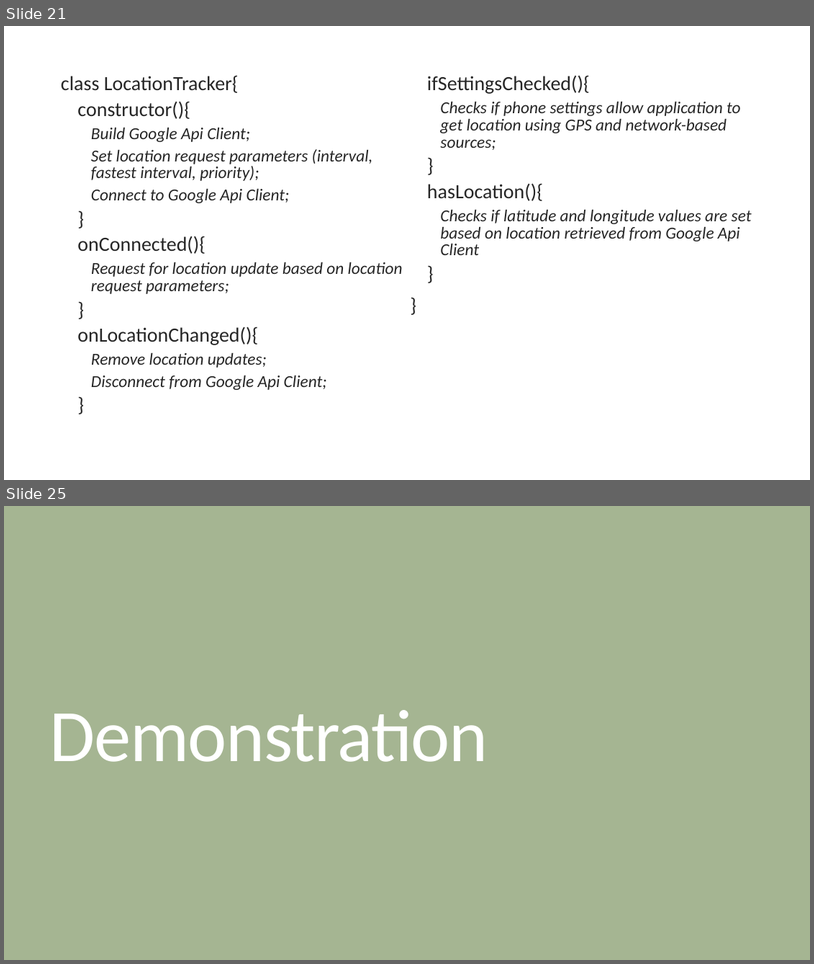
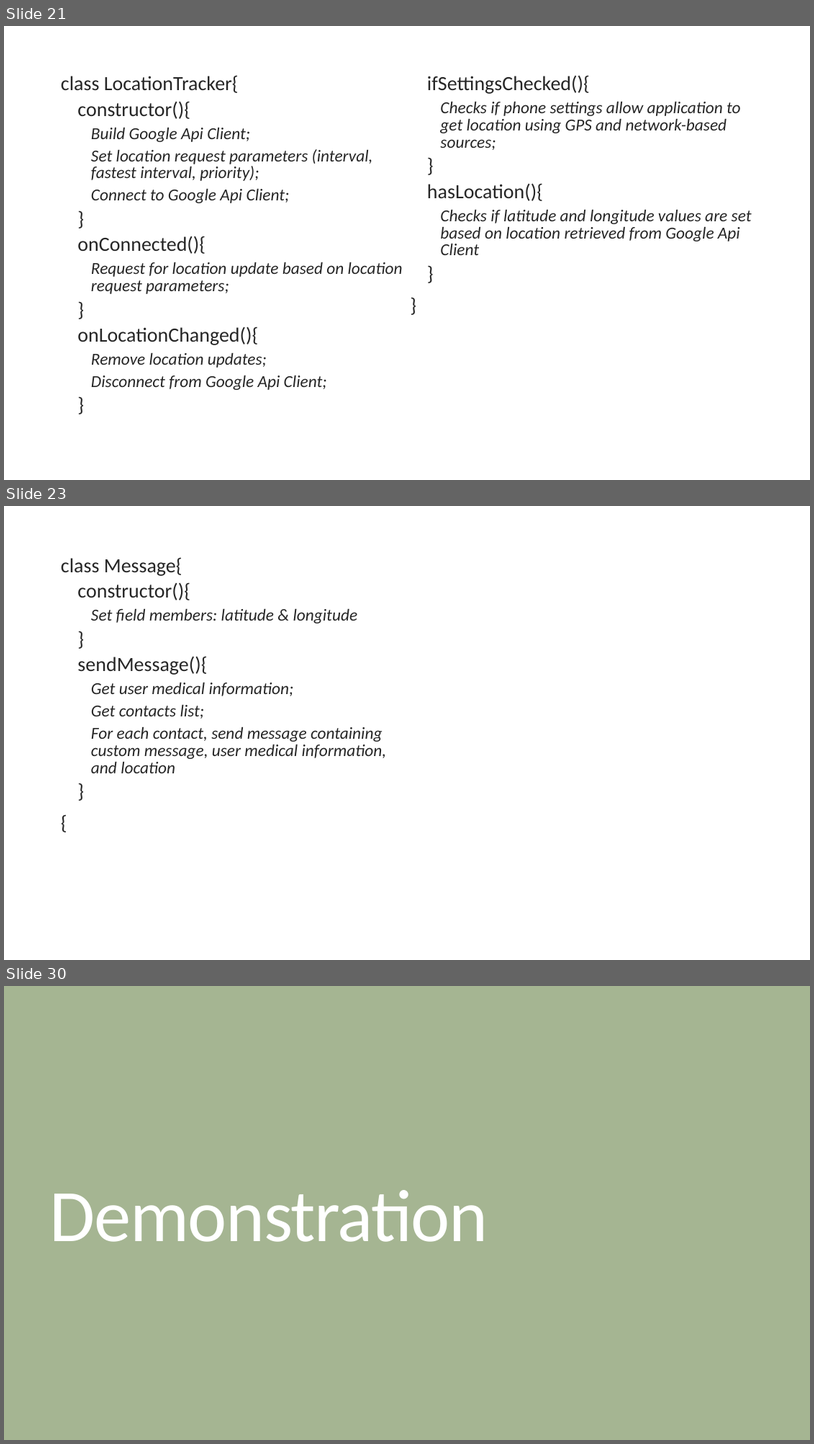
Before and after one commit to Talatsu92/Thesis, a slide deck: Documents/Thesis Defense.pptx. Shown one above the other, each under a label of ours: slides 21 and 25 before the commit, slides 21, 23 and 30 after it; the slides between them are not shown. The pictures are 814x964 and 814x1444 pixels, drawn with LibreOffice and Linux fonts; fonts in the diff are those of the drawing. Boxes give left, top, right and bottom in pixels: in the first picture for what was removed or moved away, otherwise in the second. Text is boxed around its words. In the diff, an @@ line names an element or a change of style, - is before the commit and + after.

Commit message:
Minor update
-Updated Thesis Defense ppt
-Cleaned BroadcastReceiver code
-Set Location priority to high_accuracy

```diff
--- a/Documents/Thesis Defense.pptx
+++ b/Documents/Thesis Defense.pptx
@@ slide 23 added at (4,506,810,960), background #FFFFFF @@
@@ text added at (61,557,386,773), 20 pt, text #262626, italic @@
+  class Message{
+    constructor(){
+      Set field members: latitude & longitude
+    }
+    sendMessage(){
+      Get user medical information;
+      Get contacts list;
+      For each contact, send message containing custom message, user medical information, and location
+    }
+  {
@@ what was slide 25 is now slide 30 @@
```
Also in this commit, not shown: 2 slides changed, 14 other slides added, 5 slides removed, 5 other files.
